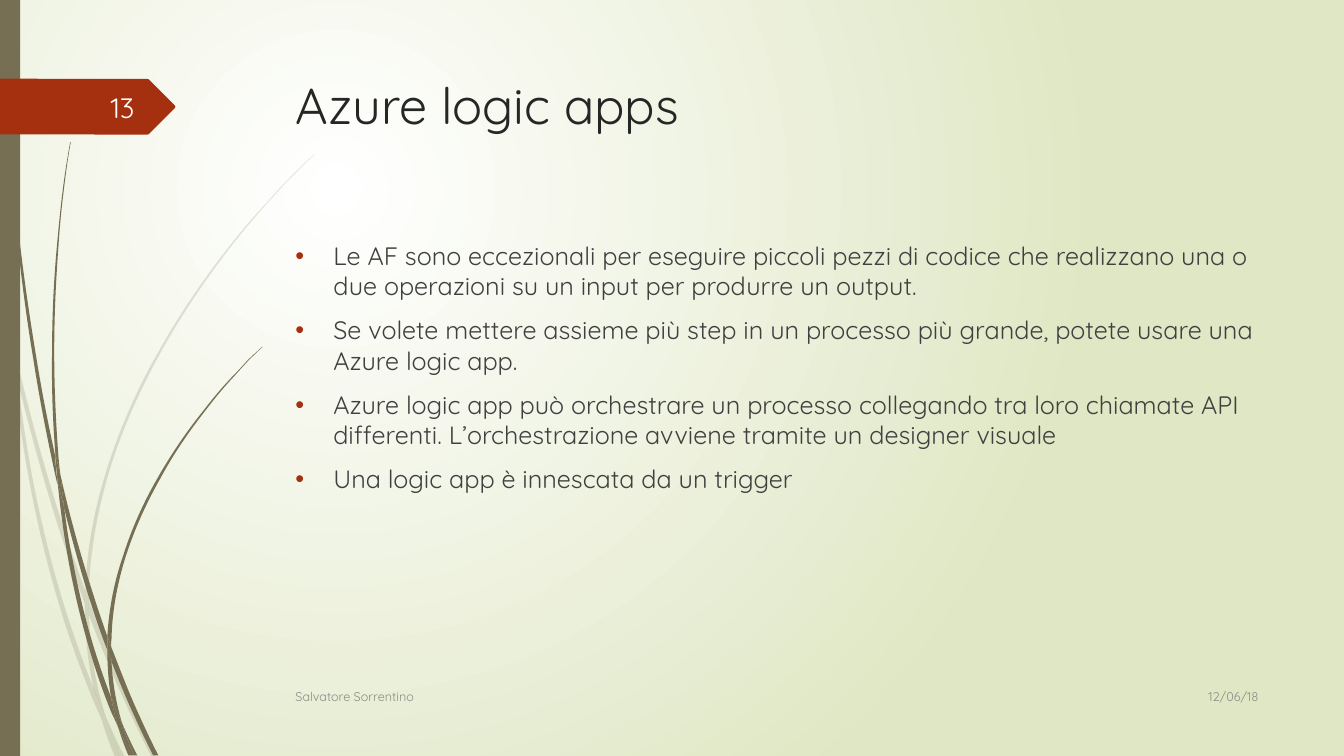
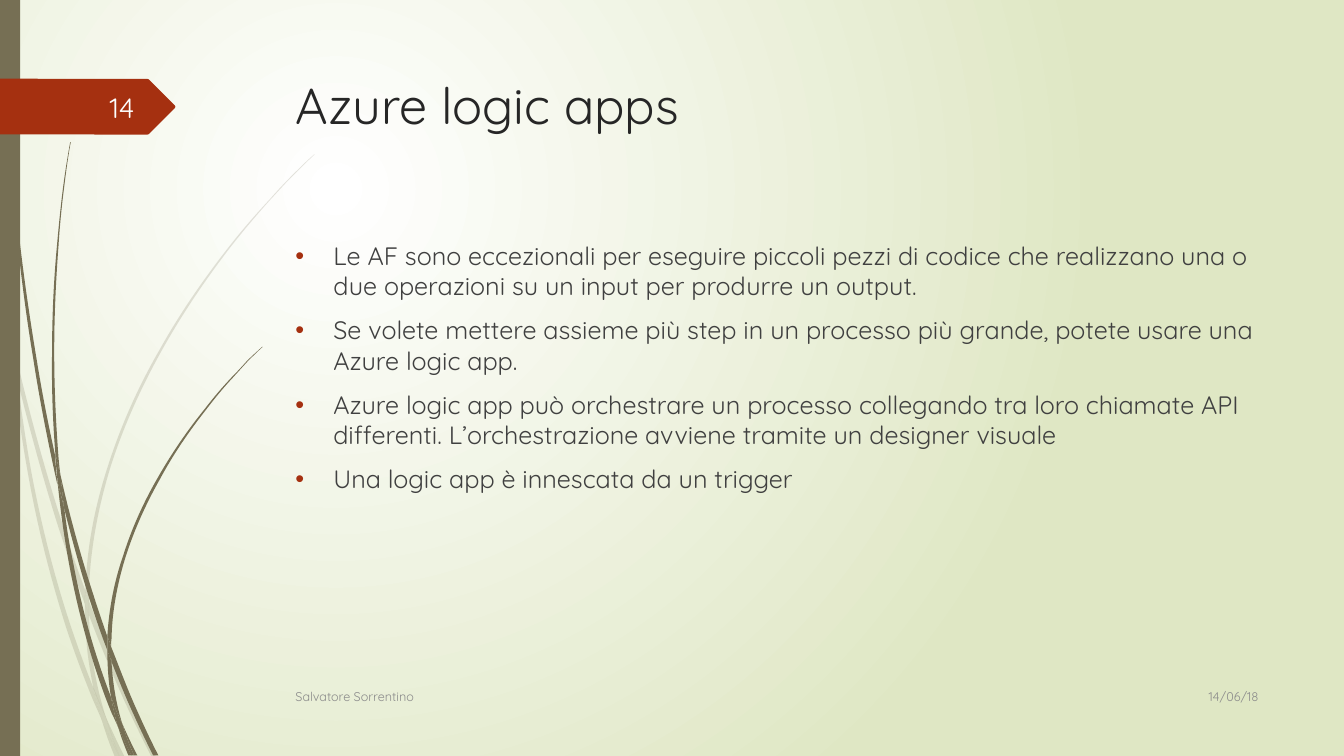
Before and after one commit to orlandograziani/corsoRomaWeek3, a slide deck: slide 14 of slides/05 Azure Functions.pptx (slide 13 before the commit). Drawn at 1344x756 pixels with LibreOffice and Linux fonts; fonts in the diff are those of the drawing. Boxes give left, top, right and bottom in pixels: in the first picture for what was removed or moved away, otherwise in the second. Text is boxed around its words. In the diff, an @@ line names an element or a change of style, - is before the commit and + after.

```diff
--- a/slides/05 Azure Functions.pptx
+++ b/slides/05 Azure Functions.pptx
@@ page number at (x1=110, y1=98, x2=135, y2=118): text changed @@
-13
+14
@@ text at (x1=1209, y1=691, x2=1259, y2=702): text changed @@
-12/06/18
+14/06/18
```
Also in this commit, not shown: 13 other slides changed, 1 slide added, 5 other files.
